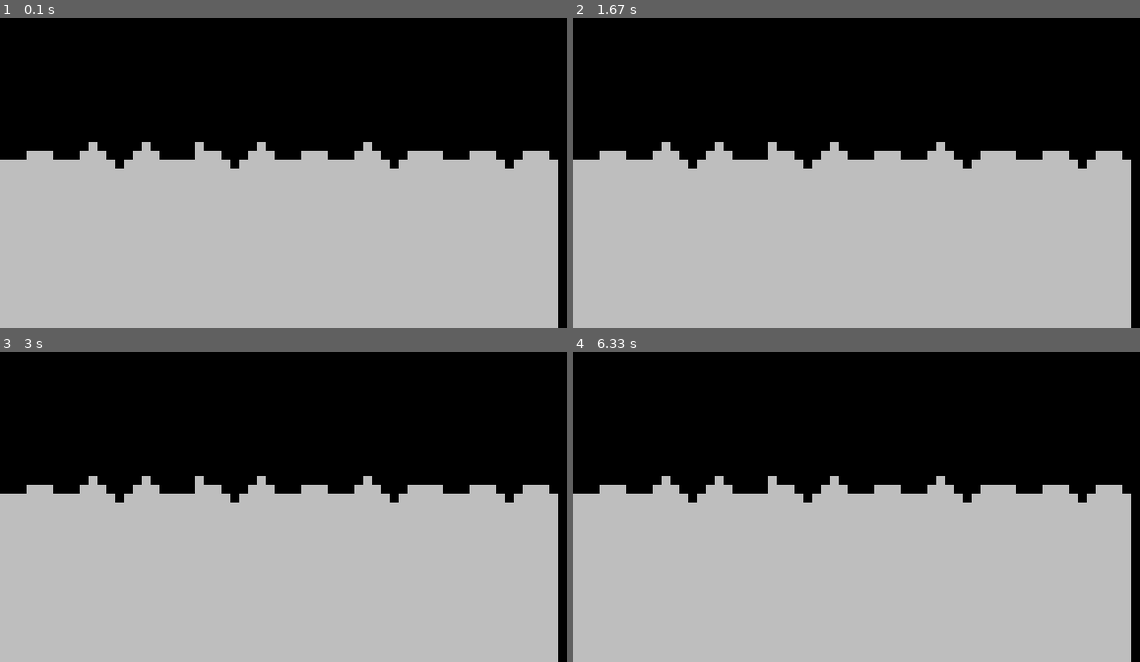
Above: before the commit, frames 1-4 (two rows, left to right).
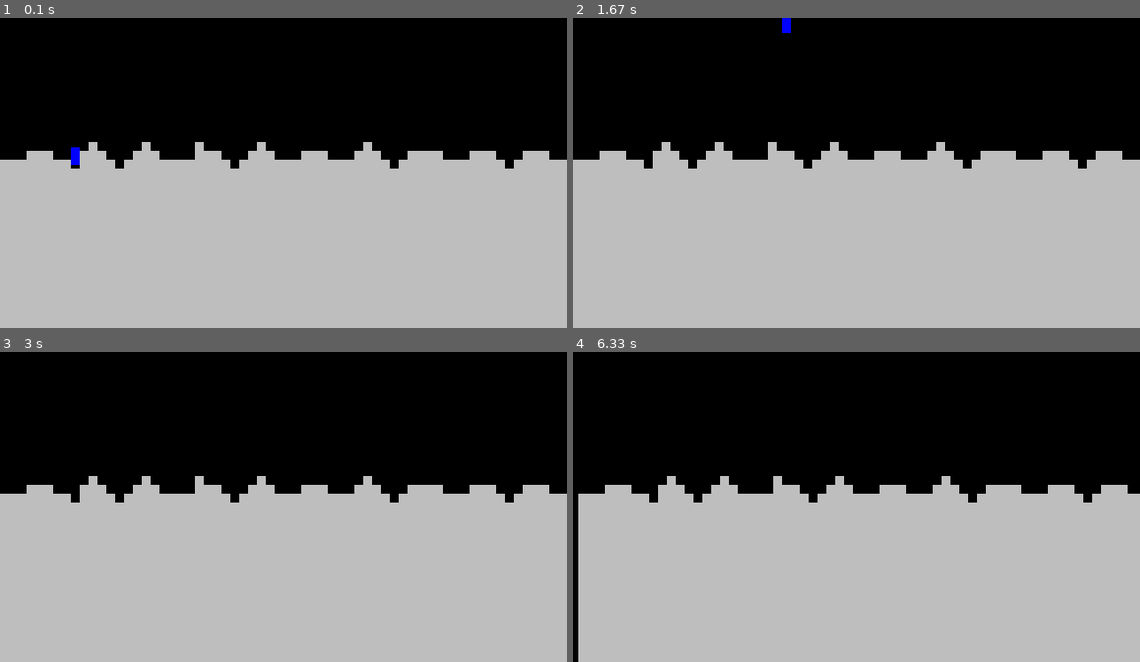
Above: after the commit, the same moments.

Repository: crackheadforya/pygame_fuckery
Game: pygame game, started from game.py
Two runs of this game, one before a commit and one after it. Both use one fixed random seed, a clock stepped at 60 frames per second and the inputs below.
Inputs:
- Up to frame 1 (0.1 s): no input
- Up to frame 2 (1.67 s): hold Space 0.33-0.8 s; hold D 0.33-0.8 s; tap Space at 0.83, 1.23, 1.53 s; hold D 1.17-1.63 s
- Up to frame 3 (3 s): hold D 1.67-2.13 s; tap Space at 1.73, 2.03, 2.23, 2.53, 2.8 s; hold A 2.17-2.7 s; hold A from 2.73 s (still down)
- Up to frame 4 (6.33 s): tap Space at 3.1, 3.23, 3.53, 3.9, 4.2, 4.9, 5.2, 5.4, 5.7, 5.97, 6.27 s; release A at 3.13 s; hold D 3.17-3.8 s; hold A 3.83-4.3 s; hold D 4.83-5.3 s; hold A 5.33-5.87 s; hold A 5.9-6.3 s

The runs differ from the first frame. In frame 1, 1.0% of the frame differs, in the area x 12-100%, y 41-100%; in frame 2, 1.0%; in frame 3, 0.9%; in frame 4, 2.4%, in the area x 0-100%, y 40-100%.

Commit message:
Third commit:shit moves ig

Diff:
--- a/game.py
+++ b/game.py
@@ -5,10 +5,10 @@
 from pygame.locals import *
 pygame.init()
 clock = pygame.time.Clock()
-pygame.display.set_caption("teraain tries")
+pygame.display.set_caption("radiance bone-structure")
 
-
-screen = pygame.display.set_mode((screen_width,screen_height),HWSURFACE|DOUBLEBUF|RESIZABLE)
+#line 11 resizer fnc-> HWSURFACE|DOUBLEBUF|RESIZABLE
+screen = pygame.display.set_mode((screen_width,screen_height))
 level = Level(level_map,screen)
 
 while True:
--- a/level.py
+++ b/level.py
@@ -1,21 +1,74 @@
 
 import pygame
+from player import Player
 from tiles import Tile
-from settings import tile_size
+from settings import tile_size,screen_width
 
 class Level:
     def __init__(self,level_data,surface) -> None:
         self.display_surface = surface
         self.setup_level(level_data)
+        self.world_shift=0
     def setup_level(self,layout):
         self.tiles = pygame.sprite.Group()
+        self.player = pygame.sprite.GroupSingle()
+
         for row_index,row in enumerate(layout):
-            for column_index,column in enumerate(row):
-                if column == 'X':
+            for column_index,cell in enumerate(row):
+                x = column_index * tile_size
+                y = row_index * tile_size
+                if cell == 'X':
+                    tile = Tile((x,y),tile_size)
+                    self.tiles.add(tile)
+                if cell == 'P':
                     x = column_index * tile_size
                     y = row_index * tile_size
-                    tile = Tile((x,y),tile_size)
-                    self.tiles.add(tile)
+                    PLayer_sprite = Player((x,y))
+                    self.player.add(PLayer_sprite)
+    def scroll_x(self):
+        player = self.player.sprite
+        player_x=player.rect.centerx
+        direction_x=player.direction.x
+        if player_x <(screen_width/6) and direction_x<0:
+            self.world_shift=3
+            player.speed=0
+        elif player_x >screen_width-(screen_width/6) and direction_x>0:
+            self.world_shift=-3
+            player.speed=0
+        else:
+            self.world_shift=0
+            player.speed = 3
+    def horizontal_movements_collision(self):
+        player = self.player.sprite
+        player.rect.x+=player.direction.x*player.speed
+
+        for sprite in self.tiles.sprites():
+            if sprite.rect.colliderect(player.rect):
+                if player.direction.x<0:
+                    player.rect.left = sprite.rect.right
+                elif player.direction.x>0:
+                    player.rect.right = sprite.rect.left
+    def vertical_movement_collision(self):
+        player = self.player.sprite
+        player.apply_gravity()
+
+        for sprite in self.tiles.sprites():
+            if sprite.rect.colliderect(player.rect):
+                if player.direction.y>0:
+                    player.rect.bottom = sprite.rect.top
+                    player.direction.y=0
+                elif player.direction.y<0:
+                    player.rect.top = sprite.rect.bottom
+
+
 
     def run(self):
+        #tiles
+        self.tiles.update(self.world_shift)
         self.tiles.draw(self.display_surface)
+        self.scroll_x()
+        #player
+        self.player.update()
+        self.player.draw(self.display_surface)
+        self.vertical_movement_collision()
+        self.horizontal_movements_collision()
--- /dev/null
+++ b/not_to_self.txt
@@ -0,0 +1,4 @@
+1. add textures and make this pretty later
+2. make jump one time
+3. work on the player
+4.dont fuckin open this project, you have jee motherfucker
--- /dev/null
+++ b/player.py
@@ -0,0 +1,41 @@
+import pygame
+
+class Player(pygame.sprite.Sprite):
+    def __init__(self,pos) -> None:
+        super().__init__()
+        self.image=pygame.Surface((10,20))
+        self.image.fill('blue')
+        self.rect = self.image.get_rect(bottomleft=pos)
+
+        #player movements
+        self.direction = pygame.math.Vector2(0,0)
+        self.speed = 3
+        self.gravity = 0.4
+        self.jumpy = -4
+
+    def get_input(self):
+        keys = pygame.key.get_pressed()
+        if keys[pygame.K_a]:
+            self.direction.x=-1
+        elif keys[pygame.K_d]:
+            self.direction.x=1
+        else:
+            self.direction.x=0
+
+        if keys[pygame.K_SPACE]:
+
+            self.jumper_shumper()
+
+
+
+
+    def apply_gravity(self):
+        self.direction.y +=self.gravity
+        self.rect.y +=self.direction.y
+    def jumper_shumper(self):
+
+        self.direction.y = self.jumpy
+
+
+    def update(self):
+        self.get_input()
--- a/settings.py
+++ b/settings.py
@@ -1,21 +1,36 @@
 import random
+
 import numpy as np
 
 level_map_vertical = []
 def f(x):
     return int(18+np.sin(x)+np.random.normal(scale=0.2, size=1))
-for i in range(1,64):
+for i in range(1,129):
     x = f(i)
 
     stringer = ''
     for i in range(1,37):
         if x==i:
             stringer+="X"*(37-i)
-            i+=(37-i)
+            break
         else:stringer+="_"
-    print(stringer)
+    #print(stringer)
     level_map_vertical.append(stringer)
+#print(level_map_vertical)
 #level_map = level_map_vertical
+
+playerspawncoords = random.randint(1,16)
+playerspawn = level_map_vertical[playerspawncoords]
+spawn_column=playerspawn.split('X',2)
+#print("playerspwan ",playerspawn)
+playered_line=''
+spawn_column[1]='P'
+spawn_column[2]+='X'
+#print("breh ",spawn_column)
+for i in spawn_column:
+    playered_line+=i
+#print(lengd)
+level_map_vertical[playerspawncoords]=playered_line
 '''level_map=[]
 stringer_horizontal=''
 for j in level_map_vertical:
@@ -31,12 +46,6 @@
 
     level_map.append(stringer_new)
     stringer_new=''
-
-
-
-
-
-
 '''
 stringer = ''
 for i in range(35):
@@ -55,19 +64,22 @@
     stringer=''
 level_map.append('XXXXXXXXXXXXXXXXXXXXXXXXXXXXXXXXXXXXXXXXXXXXXXXXXXXXXXXXXXXXXXXX')
 print(level_map)
+'''
 
+'''
 level_map = [
      '                             X',
      '                             X',
      '                             X',
-     '                             X',
+     ' P                           X',
      'XXXX                     XXXXX',
      'XXXXXXXXX           XXXXXXXXXX',
      'XXXXXXX               XXXXXXXX',
      'XXXXXXXXXXXXX   XXXXXXXXXXXXXX',
-     'XXXXXXXXXXXXXXXXXXXXXXXXXXXXXX',
-]'''
-print(level_map)
+     'XXXXXXXXXXXXXXXXXXXXXXXXXXXXXX',]'''
+
+#print(level_map)
 tile_size = 10
+#screen_width = len(level_map[0])*tile_size
 screen_width = 640
 screen_height = len(level_map)*tile_size
--- a/terrain_top_gen.py
+++ /dev/null
@@ -1,13 +0,0 @@
-import matplotlib.pyplot as plt
-import numpy as np
-
-def f(x):
-    return 18+np.sin(x) + np.random.normal(scale=0.2, size=len(x))
-
-
-x = np.linspace(1,64)
-plt.ylim(0,36)
-
-plt.plot(x, f(x))
-
-plt.show()
--- a/tiles.py
+++ b/tiles.py
@@ -5,5 +5,6 @@
         self.image = pygame.Surface((size,size))
         self.image.fill('grey')
         self.rect = self.image.get_rect(topleft=pos)
-    def update(self):
-        self.rect.center = pygame.mouse.get_pos()
+    def update(self,xshift):
+
+        self.rect.x += xshift
Binary file removed: assets/crosshair1.png
